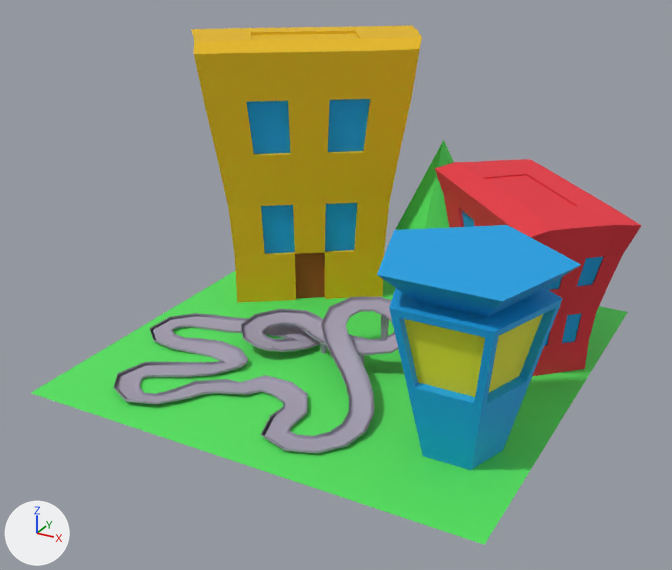
Two versions of the FBX model Assets/Resources/3D/Menu/Racetrack Complete.fbx, one commit apart.
Rendered twice from a 50 mm camera at (1.98, -3.37, 2.29) aimed at (0.2, -0.12, 0.66). Lighting does not change. The marker at lower left points along +X, +Y and +Z. Where no turn or scale is listed for an object, it has been applied to the vertices.

In view in the first picture: 'RacingBridgeC', 'RacingBuildingDoor', 'RacingBuildingDoor.001', 'RacingBuildingWindows3', 'RacingMainGrass', 'RacingTreeT.001'.
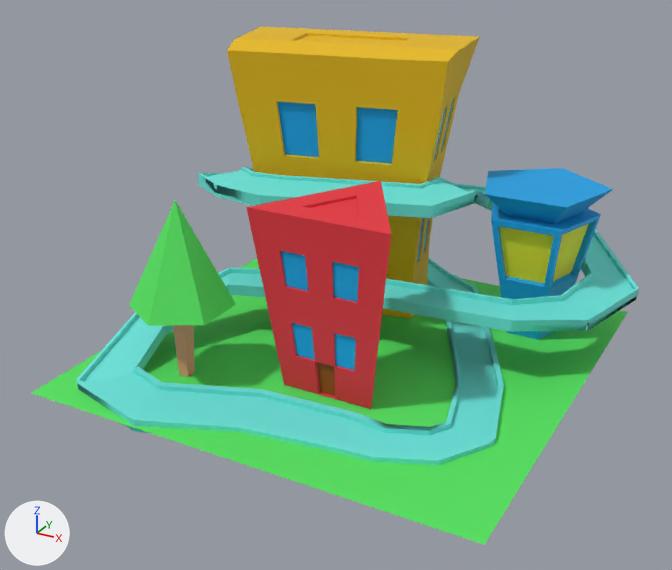
Changed parts and their boxes (x1, y1, x2, y2) in the pictures (672 x 570 px):
'RacingBuildingDoor', moved, turned: before (191, 25, 422, 303); after (227, 27, 479, 319)
'RacingTrack', added (cyan): after (77, 167, 639, 465)
'RacingBuildingWindows3', moved, rescaled (37% narrower, 30% shorter): before (377, 225, 581, 470); after (485, 168, 613, 340)
'RacingBuildingT.002', added (red): after (246, 181, 391, 409)
    faces in mat_racingbuilding_001 (red #e7313f): (246, 181, 391, 409)
    faces in mat_racingbuildingwindow_001 (blue #0aa2e7): (281, 251, 359, 370)
    faces in mat_racingbuildingdoor_001 (brown #9e4d0f): (317, 362, 335, 396)
'RacingBuildingDoor.001', deleted (red): before (435, 159, 642, 376)
    faces in mat_racingbuilding_001 (red #e7313f): (435, 159, 642, 376)
    faces in mat_racingbuildingwindow_001 (blue #0aa2e7): (462, 211, 603, 346)
'RacingBridgeC', deleted: before (114, 297, 398, 453)
    faces in mat_racingtrack (grey #a6a0b4): (114, 297, 398, 453)
    faces in mat_racingbridgec_001 (grey #a6a0b4): (381, 315, 389, 339)
'RacingTreeT.001', moved: before (396, 140, 454, 230); after (129, 201, 236, 377)

The edits, one by one:
Material 'RacingTrack' (mat_racingtrack) changes colour from grey #a6a0b4 to cyan #6be7de; in linear values from (0.381, 0.352, 0.456) to (0.147, 0.799, 0.73).
Mesh me_circle_002 is new.
It has 208 vertices, 183 faces and spans x -0.375..0.251, y -0.23..0.313, z -0.002..0.799.
Faces by material slot: [12, 1, 170].
It uses material mat_racingbuildingwindow_001 (blue #0aa2e7).
It uses material mat_racingbuildingdoor_001 (brown #9e4d0f).
It uses material mat_racingbuilding_001 (red #e7313f).
Mesh me_plane is new.
It has 416 vertices, 464 faces and spans x -1.4..0.73, y -0.35..1.73, z -0.04..0.71.
It uses material mat_racingtrack (cyan #6be7de).
Object 'RacingBuildingDoor.001' (ob_racingbuildingdoor_001) is deleted.
Object 'RacingTreeT.001' (ob_racingtreet_001) moves from (0.283, 0.808, 0.473) to (-0.294, -0.569, 0.473).
Object 'RacingBridgeC' (ob_racingbridgec) is deleted.
Object 'RacingBuildingDoor' (ob_racingbuildingdoor) moves from (-0.311, 0.496, 0.956) to (-0.068, 0.493, 0.956).
Object 'RacingBuildingDoor' (ob_racingbuildingdoor) turns from (0, 0, 35) to (0, 0, 11) degrees about x, y and z.
Object 'RacingBuildingWindows3' (ob_racingbuildingwindows3) moves from (0.951, -0.522, 0.634) to (0.862, 0.586, 0.607).
Object 'RacingBuildingWindows3' (ob_racingbuildingwindows3) is rescaled from (0.319, 0.319, 0.319) to (0.266, 0.266, 0.294).
Object 'RacingBuildingT.002' (ob_racingbuildingt_002) is new; it shows me_circle_002.
Its location is (0.392, -0.293, 0.318).
Object 'RacingTrack' (ob_racingtrack) is new; it shows me_plane.
Its location is (0.598, -0.663, 0.316).
